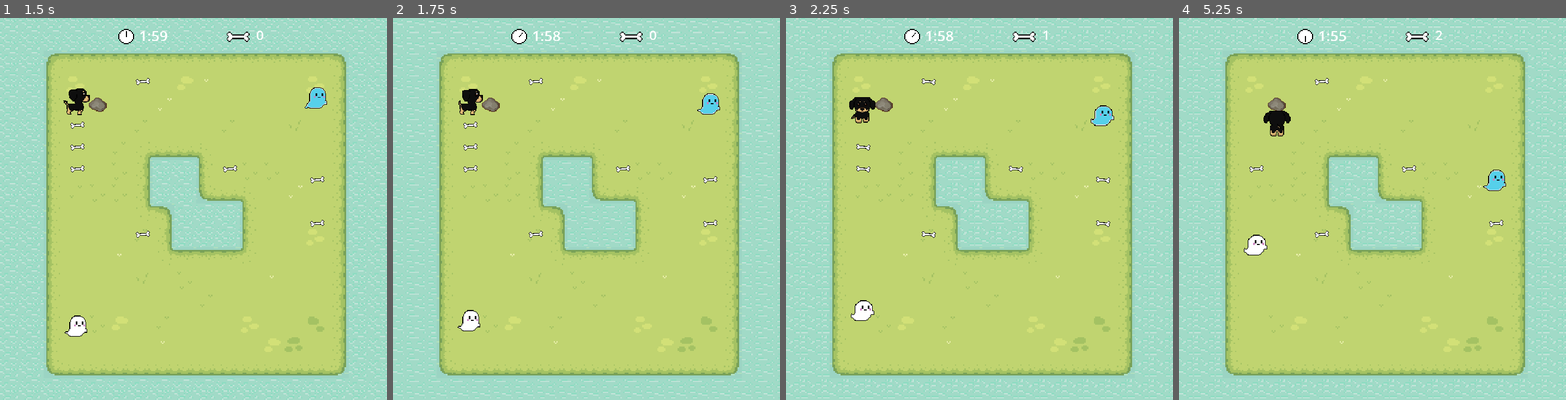
Above: before the commit, frames 1-4 (left to right).
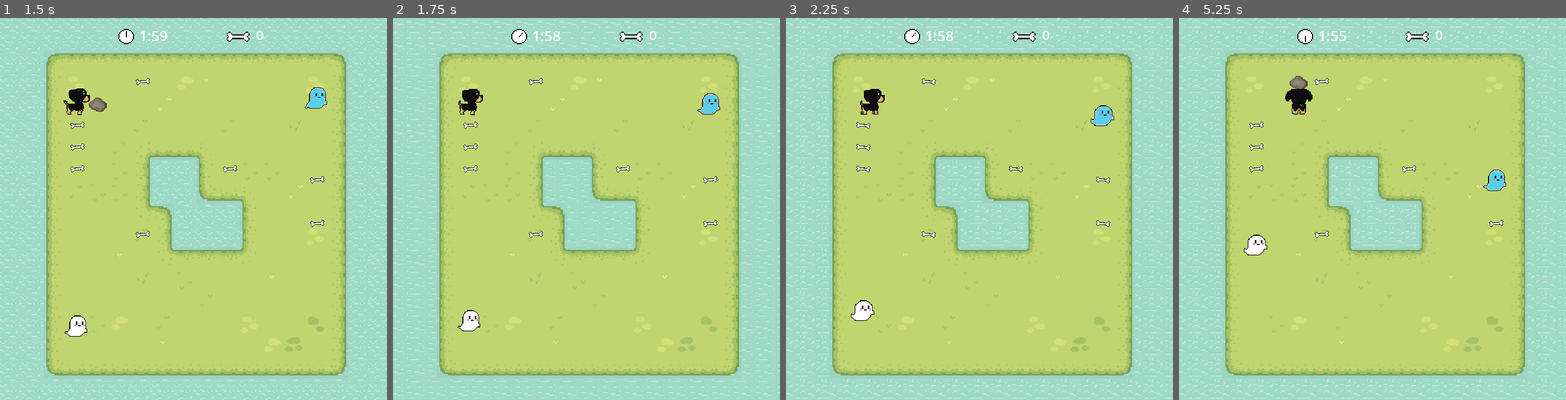
Above: after the commit, the same moments.

Repository: BeatrizPat/Dominic
Game: Godot game, scene res://level/opening_scene.tscn
Two runs of this game, one before a commit and one after it. Both use one fixed random seed, a clock stepped at 60 frames per second and the inputs below.
Inputs (mouse positions are in pixels of both pictures, inside the frame that each line leads up to):
- Up to frame 1 (1.5 s): click (189, 289) at 0.5 s; tap Enter (enter) at 1.25 s; hold D (right) from 1.28 s (still down); hold Enter (enter) from 1.28 s (still down)
- Up to frame 2 (1.75 s): keep holding D (right); keep holding Enter (enter); tap Space (space) at 1.55 s
- Up to frame 3 (2.25 s): release D (right) at 2.03 s; release Enter (enter) at 2.03 s; hold S (down) from 2.03 s (still down); tap Space (space) at 2.1 s
- Up to frame 4 (5.25 s): tap Enter (enter) at 2.3, 3.8 s; release S (down) at 2.78 s; hold D (right) 2.78-3.53 s; hold Enter (enter) 2.78-3.53 s; tap Space (space) at 3.05, 3.6, 4.55, 5.1 s; hold W (up) 3.53-4.28 s; hold Enter (enter) 4.28-5.03 s; hold A (left) from 4.28 s (still down)

Frame 1 is identical in both runs. In frame 2, 0.1% of the frame differs, in the area x 22-28%, y 20-25%; in frame 3, 0.6%; in frame 4, 1.0%, in the area x 18-69%, y 3-35%.

Commit message:
coloca e tira pedra

Diff:
--- a/level/game_level.gd
+++ b/level/game_level.gd
@@ -41,4 +41,9 @@
 func instantiate_obstacle(position):
 	var obstaculo_instance = obstaculo_scene.instantiate()
 	add_child(obstaculo_instance)
+	obstaculo_instance.name = 'obstaculo'
 	obstaculo_instance.global_position = position
+
+func free_obstacle(object):
+	object.queue_free()
+	print('free')
--- a/player/dog_player.gd
+++ b/player/dog_player.gd
@@ -99,4 +99,13 @@
 
 func obstacles():
 	print(pointer_obstaculo)
-	get_tree().call_group("enter", "instantiate_obstacle", self.global_position + (current_direction * tile_size) )
+	if !ray.is_colliding():
+
+		get_tree().call_group("enter", "instantiate_obstacle", self.global_position + (current_direction * tile_size) )
+	elif ray.is_colliding():
+		var regex = RegEx.new()
+		regex.compile("obstaculo")
+		var result = regex.search(ray.get_collider().name)
+		if result:
+			print('colidiu ', result)
+			get_tree().call_group("enter", "free_obstacle", ray.get_collider())
